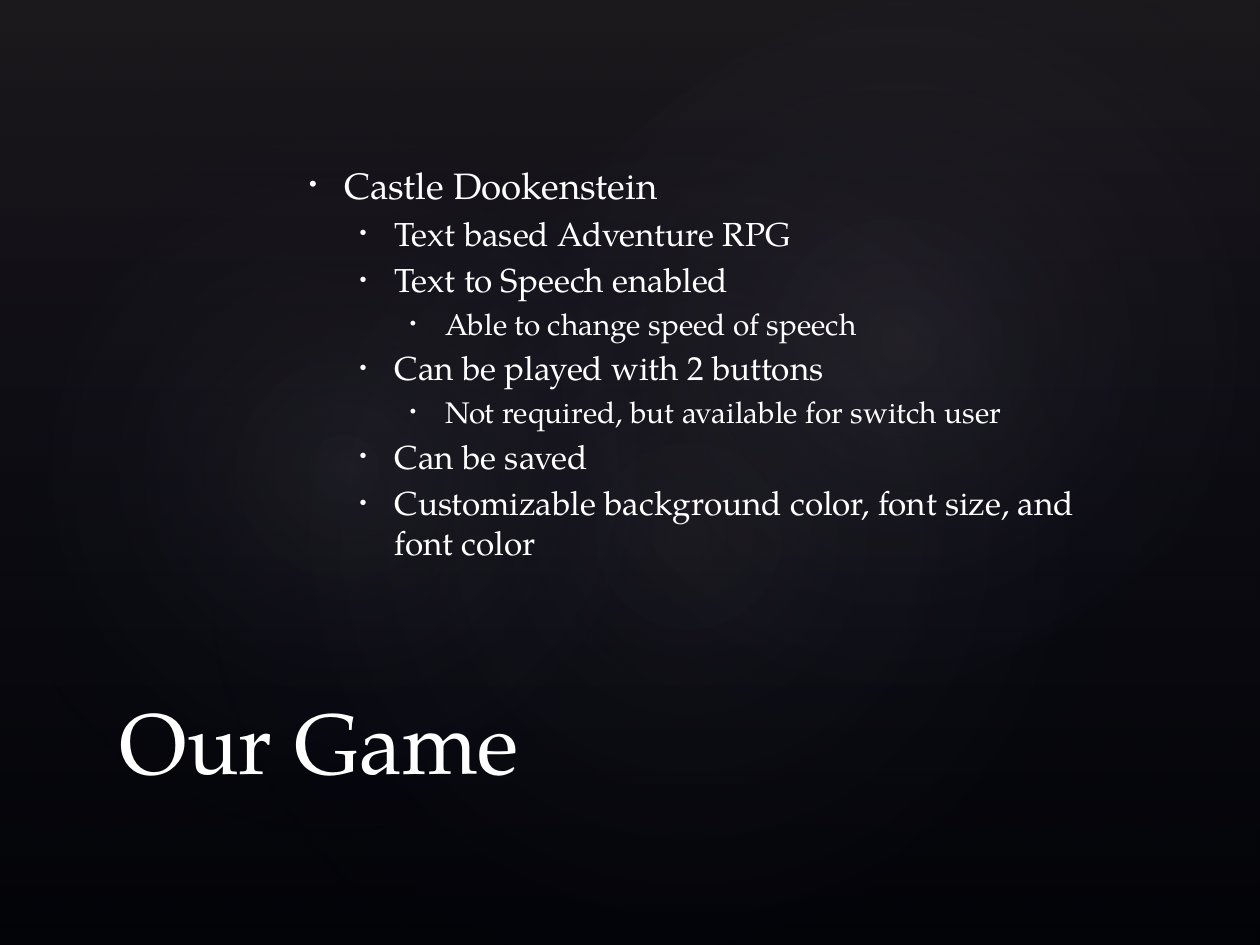
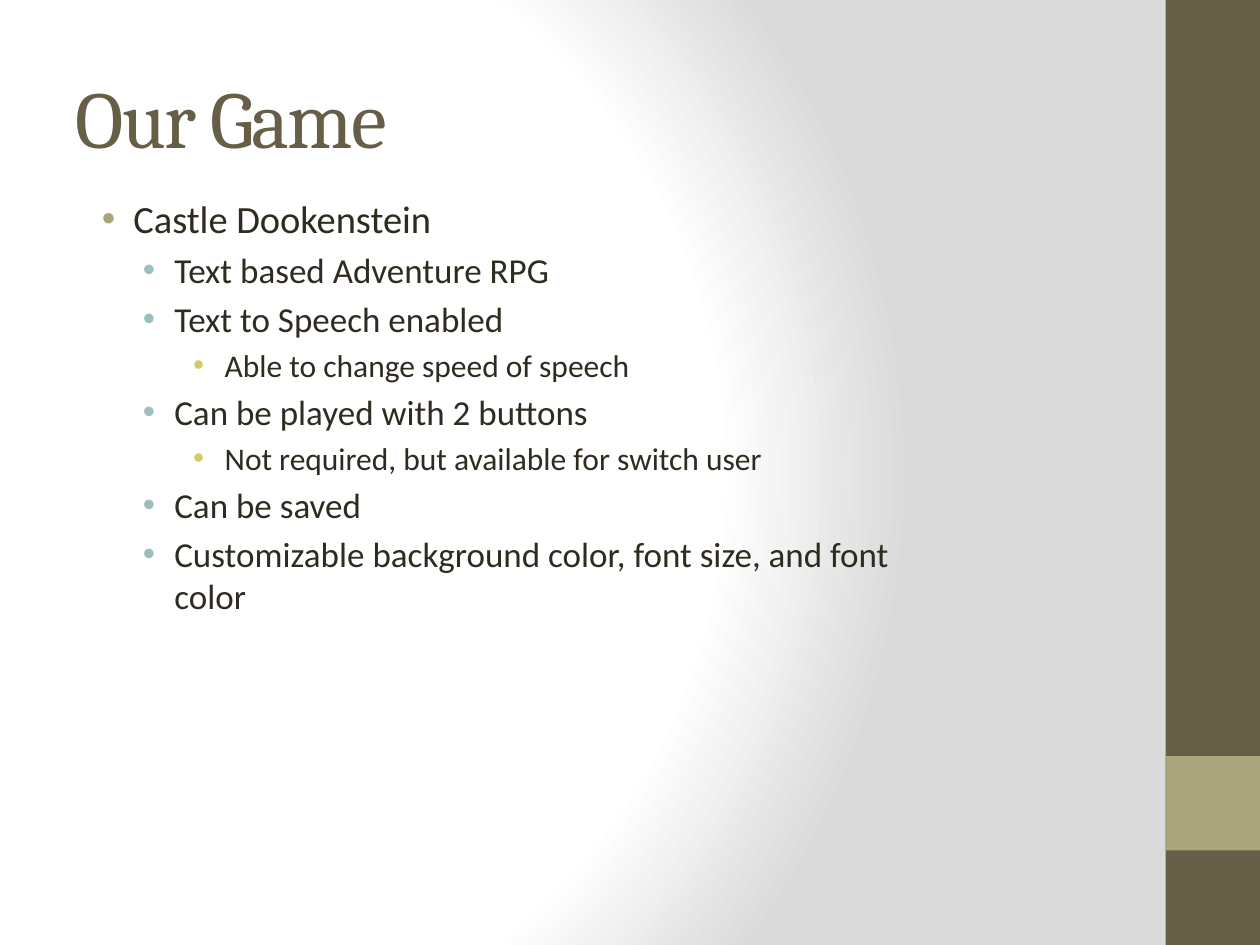
Before and after one commit to richardallred/523RPG, a slide deck: slide 4 of demo.pptx. Drawn at 1260x945 pixels with LibreOffice and Linux fonts; fonts in the diff are those of the drawing; background and template pictures are left out. Boxes give left, top, right and bottom in pixels: in the first picture for what was removed or moved away, otherwise in the second. Text is boxed around its words. In the diff, an @@ line names an element or a change of style, - is before the commit and + after.

Commit message:
changed theme

```diff
--- a/demo.pptx
+++ b/demo.pptx
@@ background picture (left out) to gradient #FFFFFF to #DADADA @@
@@ rectangle removed at (x1=0, y1=0, x2=1260, y2=945) @@
@@ ellipse removed at (x1=0, y1=0, x2=782, y2=945) @@
@@ ellipse removed at (x1=57, y1=0, x2=1260, y2=945) @@
@@ ellipse removed at (x1=346, y1=0, x2=1260, y2=856) @@
@@ rectangle added at (x1=1166, y1=0, x2=1260, y2=945), fill #675E47 @@
@@ title "Our Game" moved from (x1=120, y1=713, x2=519, y2=776) to (x1=76, y1=93, x2=387, y2=149) @@
@@ title "Our Game" at (x1=76, y1=93, x2=387, y2=149): size 49 to 46 pt, font TeX Gyre Pagella to Cambria, text colour #FFFFFF to #675E47, letter spacing 0 to -1 pt; vertical alignment bottom to middle @@
@@ text "Castle Dookenstein" moved from (x1=344, y1=172, x2=1074, y2=556) to (x1=133, y1=206, x2=888, y2=610) @@
@@ text "Castle Dookenstein" at (x1=133, y1=206, x2=888, y2=610): size 21 to 22 pt in "Castle Dookenstein"; font TeX Gyre Pagella to Calibri, text colour #FFFFFF to #2F2B20; size 19 to 20 pt in "Text based Adventure RPG", "Text to Speech enabled", "Can be played with 2 buttons", "Can be saved" and 1 more places; size 17 to 18 pt in "Able to change speed of speech", "Not required, but available for switch user"; indent changed; vertical alignment middle to top @@
@@ rectangle added at (x1=1166, y1=756, x2=1260, y2=850), fill #A9A57C @@
```
Also in this commit, not shown: 5 other slides changed.
